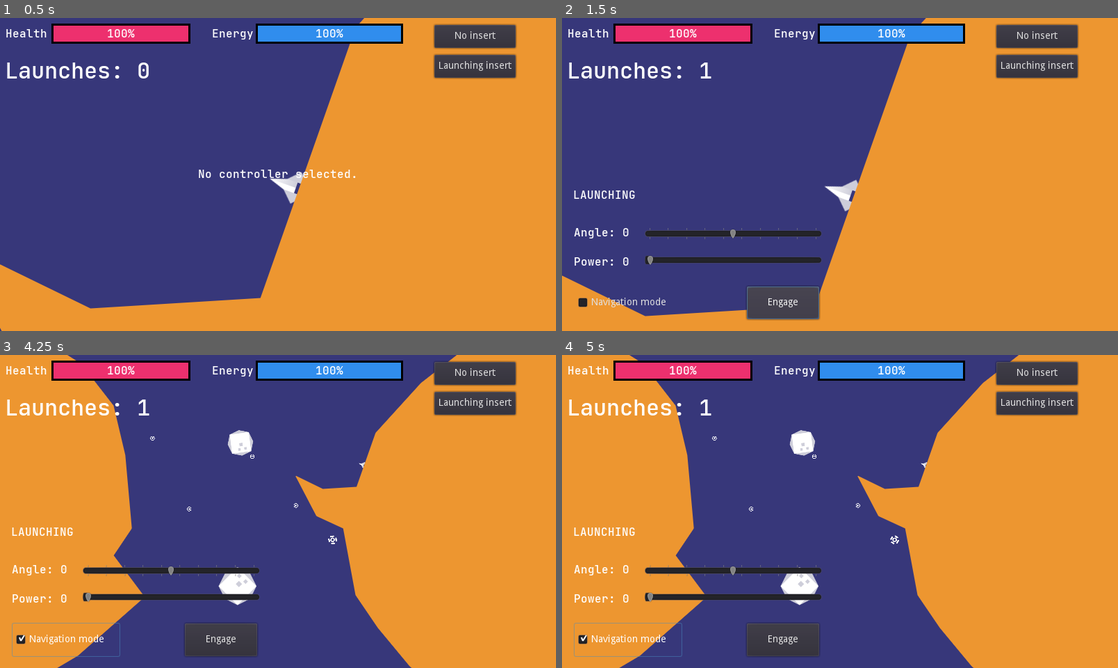
Above: before the commit, frames 1-4 (two rows, left to right).
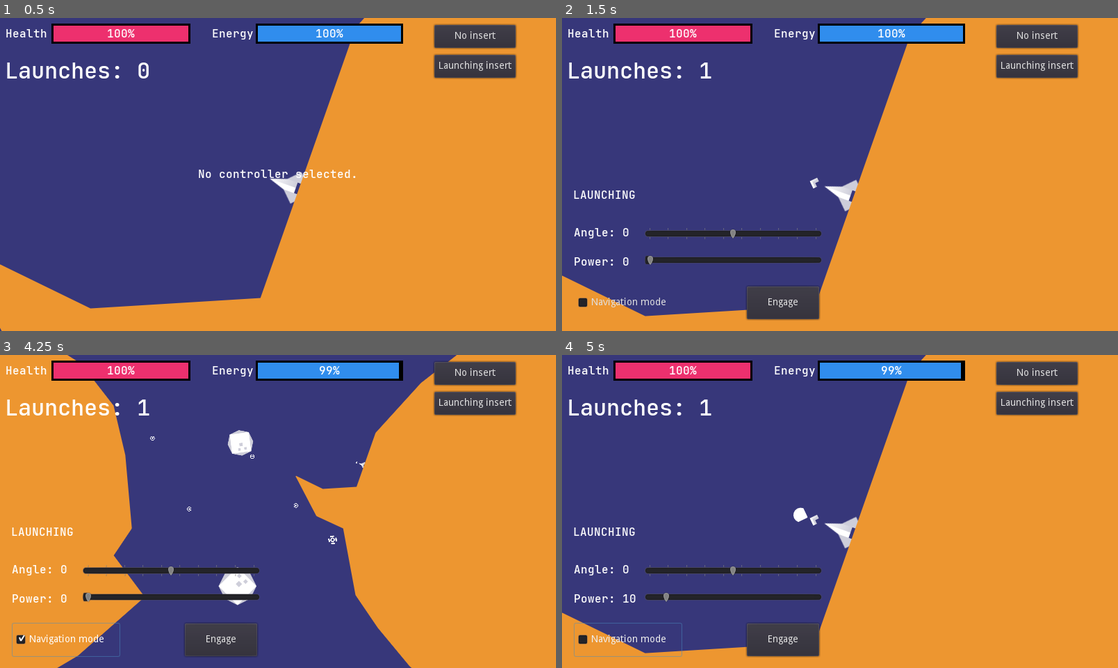
Above: after the commit, the same moments.

Repository: enricllagostera/de-volta
Game: Godot game, scene res://scenes/Game.tscn
Same seed, same stepped clock (60 frames per second), same inputs: the game is played once before the commit and once after it.
Inputs:
- Up to frame 1 (0.5 s): no input
- Up to frame 2 (1.5 s): click "Launching insert" at 0.5 s; click "Engage" at 1.25 s
- Up to frame 3 (4.25 s): click "No insert" at 2 s; hold Right (ui_right) 2.78-3.5 s; tap 1 (empty_controller) at 2.85 s; tap 2 (launching_controller) at 3.05 s; click "Navigation mode" at 3.5 s
- Up to frame 4 (5 s): hold Down (ui_down) from 4.28 s (still down); tap 2 (launching_controller) at 4.35 s; tap Enter (ui_accept) at 4.52, 4.55, 4.82 s

Frame 1 is identical in both runs. In frame 2, 0.1% of the frame differs, in the area x 33-47%, y 51-97%; in frame 3, 0.1%; in frame 4, 33%, in the area x 0-83%, y 0-100%.
Error before the commit: Invalid set index 'onLaunchingInsert' (on base: 'null instance') with value of type 'null instance'. (res://Player.gd:25)
Error after the commit: Attempt to call function 'initCallbacks' in base 'null instance' on a null instance. (res://BeholderInput.gd:17)

Commit message:
refactor: Moves Beholder functionality to a separate script
The idea is to try and keep this integration script and object as generic as possible, for use in other projects.

Diff:
--- /dev/null
+++ b/BeholderInput.gd
@@ -0,0 +1,31 @@
+extends Node
+
+var js_spaceHopper;
+var cb_launching_insert_detected;
+var cb_no_insert_detected;
+
+signal launching_insert_detected();
+signal no_insert_detected();
+
+
+func _ready():
+	js_spaceHopper = JavaScript.get_interface("spaceHopper");
+	cb_launching_insert_detected = JavaScript.create_callback(self,
+			"launching_insert_detected");
+	cb_no_insert_detected = JavaScript.create_callback(self,
+			"no_insert_detected");
+	js_spaceHopper.initCallbacks(
+			cb_launching_insert_detected,
+			cb_no_insert_detected)
+
+
+func _process(delta):
+	js_spaceHopper.gameUpdate();
+
+
+func no_insert_detected(args = null):
+	emit_signal("no_insert_detected");
+
+
+func launching_insert_detected(args = null):
+	emit_signal("launching_insert_detected");
--- a/Player.gd
+++ b/Player.gd
@@ -7,86 +7,59 @@
 const POWER_MIN = 0;
 const POWER_MAX = 100;
 
-var launch_angle = 0.0
-var launch_power = 0.0;
-var js_beholder;
-var js_spaceHopper;
-var cb_onLaunchingInsertDetected;
 
 func _ready():
-	$Controllers/Empty.visible = true;
-	$Controllers/Launching.visible = false;
-	$Starship.controller = $Starship.Controller.EMPTY;
 	_change_launch_angle(0);
 	_change_launch_power(0);
-	js_beholder = JavaScript.get_interface("Beholder");
-	js_spaceHopper = JavaScript.get_interface("spaceHopper");
-	cb_onLaunchingInsertDetected = JavaScript.create_callback(self, "_activate_launching_controller")
-	js_spaceHopper.onLaunchingInsert = cb_onLaunchingInsertDetected
+	_activate_empty_controller();
 
 
 func _input(_event):
 	if Input.is_action_just_pressed("empty_controller"):
-		$Controllers/Empty.visible = true;
-		$Controllers/Launching.visible = false;
-		$Starship.controller = $Starship.Controller.EMPTY;
+		_activate_empty_controller();
 	if Input.is_action_just_pressed("launching_controller"):
-		$Controllers/Empty.visible = false;
-		$Controllers/Launching.visible = true;
-		$Starship.controller = $Starship.Controller.LAUNCHING;
+		_activate_launching_controller();
 
 
 func _process(delta):
-	js_spaceHopper.gameUpdate(cb_onLaunchingInsertDetected);
 	if $Starship.controller == $Starship.Controller.LAUNCHING and $Starship.is_grounded:
 		$Controllers/Launching.visible = true;
-		$Starship/LaunchAim.visible = true;
 		# Navigation mode
 		if Input.is_action_just_pressed("ui_accept"):
-			$Starship.is_navigating = true;
-			$Starship.emit_signal("navigation_engaged", true);
+			_change_navigation_mode(true);
 		elif Input.is_action_just_released("ui_accept"):
-			$Starship.is_navigating = false;
-			$Starship.emit_signal("navigation_engaged", false);
-		$Controllers/Launching/NavigationToggle.pressed = $Starship.is_navigating;
-		if $Starship.is_navigating:
-			$Starship._change_energy($Starship.energy - delta * $Starship.energy_for_navigation_per_s);
+			_change_navigation_mode(false);
 		# Angle processing
 		if Input.is_action_just_pressed("ui_left"):
-				_change_launch_angle(launch_angle - ANGLE_INCREMENT_PER_PRESS);
+				_change_launch_angle($Starship.launch_angle - ANGLE_INCREMENT_PER_PRESS);
 		if Input.is_action_just_pressed("ui_right"):
-			_change_launch_angle(launch_angle + ANGLE_INCREMENT_PER_PRESS);
-		$Starship/LaunchAim.rotation = $Starship/Visual.rotation + deg2rad(launch_angle - 90);
+			_change_launch_angle($Starship.launch_angle + ANGLE_INCREMENT_PER_PRESS);
 		#	Power processing
 		if Input.is_action_just_pressed("ui_up"):
-				_change_launch_power(launch_power - POWER_INCREMENT_PER_PRESS);
+				_change_launch_power($Starship.launch_power - POWER_INCREMENT_PER_PRESS);
 		if Input.is_action_just_pressed("ui_down"):
-			_change_launch_power(launch_power + POWER_INCREMENT_PER_PRESS);
-		var points = $Starship/LaunchAim/Power.points;
-		points.set(0, Vector2.ZERO);
-		points.set(1, Vector2(launch_power, 0));
-		$Starship/LaunchAim/Power.points = points;
-		if $Starship.energy < (launch_power * $Starship.energy_per_launch_power_rate):
-			$Starship/LaunchAim/Power.default_color = Color.black;
-			$Controllers/Launching/EngageButton.disabled = true;
-		else:
-			$Starship/LaunchAim/Power.default_color = Color.white;
-			$Controllers/Launching/EngageButton.disabled = false;
+			_change_launch_power($Starship.launch_power + POWER_INCREMENT_PER_PRESS);
+		$Controllers/Launching/EngageButton.disabled = not $Starship.has_enough_energy_to_launch();
 	else:
-		$Starship/LaunchAim.visible = false;
 		$Controllers/Launching.visible = false;
 
 
+func _change_navigation_mode(new_state):
+	$Starship.is_navigating = new_state;
+	$Starship.emit_signal("navigation_engaged", new_state);
+	$Controllers/Launching/NavigationToggle.pressed = new_state;
+
+
 func _change_launch_power(new_value):
-		launch_power = clamp(new_value, POWER_MIN, POWER_MAX);
-		$Controllers/Launching/PowerHSlider.value = launch_power;
-		$Controllers/Launching/PowerLbl.text = "Power: %d" % launch_power;
+	$Starship.launch_power = clamp(new_value, POWER_MIN, POWER_MAX);
+	$Controllers/Launching/PowerHSlider.value = $Starship.launch_power;
+	$Controllers/Launching/PowerLbl.text = "Power: %d" % $Starship.launch_power;
 
 
 func _change_launch_angle(new_value):
-		launch_angle = clamp(new_value, ANGLE_MIN, ANGLE_MAX);
-		$Controllers/Launching/AngleHSlider.value = launch_angle;
-		$Controllers/Launching/AngleLbl.text = "Angle: %d" % launch_angle;
+	$Starship.launch_angle = clamp(new_value, ANGLE_MIN, ANGLE_MAX);
+	$Controllers/Launching/AngleHSlider.value = $Starship.launch_angle;
+	$Controllers/Launching/AngleLbl.text = "Angle: %d" % $Starship.launch_angle;
 
 
 func _on_AngleHSlider_value_changed(value):
@@ -98,7 +71,9 @@
 
 
 func _on_EngageButton_pressed():
-	$Starship._launch(launch_power/100);
+	$Starship._launch();
+	_change_launch_angle(0);
+	_change_launch_power(0);
 
 
 func _on_NavigationToggle_toggled(button_pressed):
@@ -111,20 +86,32 @@
 
 
 func _on_EmptyButton_pressed():
+	_activate_empty_controller();
+
+
+func _on_LauncherButton_pressed():
+	_activate_launching_controller();
+
+
+func _on_BeholderInput_launching_insert_detected():
+	if $Starship.controller != $Starship.Controller.LAUNCHING:
+		_activate_launching_controller();
+
+
+func _on_BeholderInput_no_insert_detected():
+	if $Starship.controller != $Starship.Controller.EMPTY:
+		_activate_empty_controller();
+
+
+func _activate_launching_controller(_args = null):
+	$Controllers/Empty.visible = false;
+	$Controllers/Launching.visible = true;
+	$Starship.controller = $Starship.Controller.LAUNCHING;
+
+
+func _activate_empty_controller(_args = null):
 	$Controllers/Empty.visible = true;
 	$Controllers/Launching.visible = false;
 	$Starship.controller = $Starship.Controller.EMPTY;
 	$Starship.is_navigating = false;
 	$Starship.emit_signal("navigation_engaged", false);
-
-
-func _on_LauncherButton_pressed():
-	$Controllers/Empty.visible = false;
-	$Controllers/Launching.visible = true;
-	$Starship.controller = $Starship.Controller.LAUNCHING;
-
-
-func _activate_launching_controller(_args):
-	$Controllers/Empty.visible = false;
-	$Controllers/Launching.visible = true;
-	$Starship.controller = $Starship.Controller.LAUNCHING;
--- a/Starship.gd
+++ b/Starship.gd
@@ -13,7 +13,7 @@
 	REPAIRING
 }
 
-export var base_power = 40.0;
+export var base_power = 1.0;
 export var base_damp = 0.001;
 export var base_gravity = 20;
 export var velocity_damage_rate = 0.1;
@@ -23,6 +23,8 @@
 
 var controller = Controller.EMPTY;
 var launch_count = 0;
+var launch_angle = 0;
+var launch_power = 0;
 var energy = 100;
 var health = 100;
 var velocity;
@@ -56,8 +58,16 @@
 			$LaunchAim.visible = false;
 
 
-func launching(_delta):
+func launching(delta):
 	Engine.time_scale = 1.0;
+	if controller == Controller.LAUNCHING and is_grounded:
+		$LaunchAim.visible = true;
+		$LaunchAim.rotation = $Visual.rotation + deg2rad(launch_angle - 90);
+		if is_navigating:
+			_change_energy(energy - delta * energy_for_navigation_per_s);
+		display_launch_aim();
+	else:
+		$LaunchAim.visible = false;
 
 
 func _physics_process(delta):
@@ -80,17 +90,17 @@
 			$LaunchAim.visible = false;
 
 
-func _launch(power):
-	if energy < power * energy_per_launch_power_rate:
+func _launch():
+	if not has_enough_energy_to_launch():
 		return;
 	is_navigating = false;
 	emit_signal("navigation_engaged", false);
 	var launch_direction = global_position.direction_to($LaunchAim/Tip.global_position);
-	velocity += launch_direction * power * base_power;
+	velocity += launch_direction * (launch_power * base_power);
 	last_launch_direction = launch_direction;
 	$Visual.rotation = get_angle_to(position + last_launch_direction) + deg2rad(90);
 	is_grounded = false;
-	_change_energy(energy + -power * 100 * energy_per_launch_power_rate);
+	_change_energy(energy + -launch_power * energy_per_launch_power_rate);
 	launch_count += 1;
 	emit_signal("launched", launch_count);
 
@@ -114,6 +124,21 @@
 	velocity += force;
 
 
+func has_enough_energy_to_launch():
+	return energy >= (launch_power * energy_per_launch_power_rate)
+
+
+func display_launch_aim():
+	var points = $LaunchAim/Power.points;
+	points.set(0, Vector2.ZERO);
+	points.set(1, Vector2(launch_power, 0));
+	$LaunchAim/Power.points = points;
+	if has_enough_energy_to_launch():
+		$LaunchAim/Power.default_color = Color.white;
+	else:
+		$LaunchAim/Power.default_color = Color.black;
+
+
 func entered_screen():
 	is_offscreen = false;
 
--- a/scenes/LargeTestMap.tscn
+++ b/scenes/LargeTestMap.tscn
@@ -7,6 +7,7 @@
 [ext_resource path="res://Player.gd" type="Script" id=5]
 [ext_resource path="res://Goal.gd" type="Script" id=6]
 [ext_resource path="res://GUIBars.gd" type="Script" id=7]
+[ext_resource path="res://BeholderInput.gd" type="Script" id=8]
 [ext_resource path="res://Map.gd" type="Script" id=9]
 [ext_resource path="res://Polygon2DWithCollisions.gd" type="Script" id=10]
 [ext_resource path="res://images/icon_plusSmall.png" type="Texture" id=12]
@@ -155,12 +156,15 @@
 
 [node name="Starship" parent="Player" groups=["starship"] instance=ExtResource( 2 )]
 position = Vector2( 1803, 311 )
-base_power = 600.0
+base_power = 6.0
 base_damp = 0.001
 base_gravity = 0
 velocity_damage_rate = 0.05
-energy_per_launch_power_rate = 0.1
+energy_per_launch_power_rate = 0.2
 energy_for_navigation_per_s = 1.0
+
+[node name="BeholderInput" type="Node" parent="Player"]
+script = ExtResource( 8 )
 
 [node name="Controllers" type="CanvasLayer" parent="Player"]
 
@@ -460,6 +464,8 @@
 [connection signal="launched" from="Player/Starship" to="GUI/LaunchesLbl" method="_on_Starship_launched"]
 [connection signal="navigation_engaged" from="Player/Starship" to="." method="_on_Starship_navigation_engaged"]
 [connection signal="navigation_engaged" from="Player/Starship" to="Player" method="_on_Starship_navigation_engaged"]
+[connection signal="launching_insert_detected" from="Player/BeholderInput" to="Player" method="_on_BeholderInput_launching_insert_detected"]
+[connection signal="no_insert_detected" from="Player/BeholderInput" to="Player" method="_on_BeholderInput_no_insert_detected"]
 [connection signal="value_changed" from="Player/Controllers/Launching/AngleHSlider" to="Player" method="_on_AngleHSlider_value_changed"]
 [connection signal="value_changed" from="Player/Controllers/Launching/PowerHSlider" to="Player" method="_on_PowerHSlider_value_changed"]
 [connection signal="pressed" from="Player/Controllers/Launching/EngageButton" to="Player" method="_on_EngageButton_pressed"]
--- a/scenes/Starship.tscn
+++ b/scenes/Starship.tscn
@@ -16,7 +16,6 @@
 
 [node name="Starship" type="KinematicBody2D"]
 script = ExtResource( 1 )
-base_power = 200.0
 base_damp = 0.01
 
 [node name="CollisionShape2D" type="CollisionShape2D" parent="."]
Not shown: 1 places in scenes/LargeTestMap.tscn that only renumber resources
Not shown, changed: custom_shell.html
